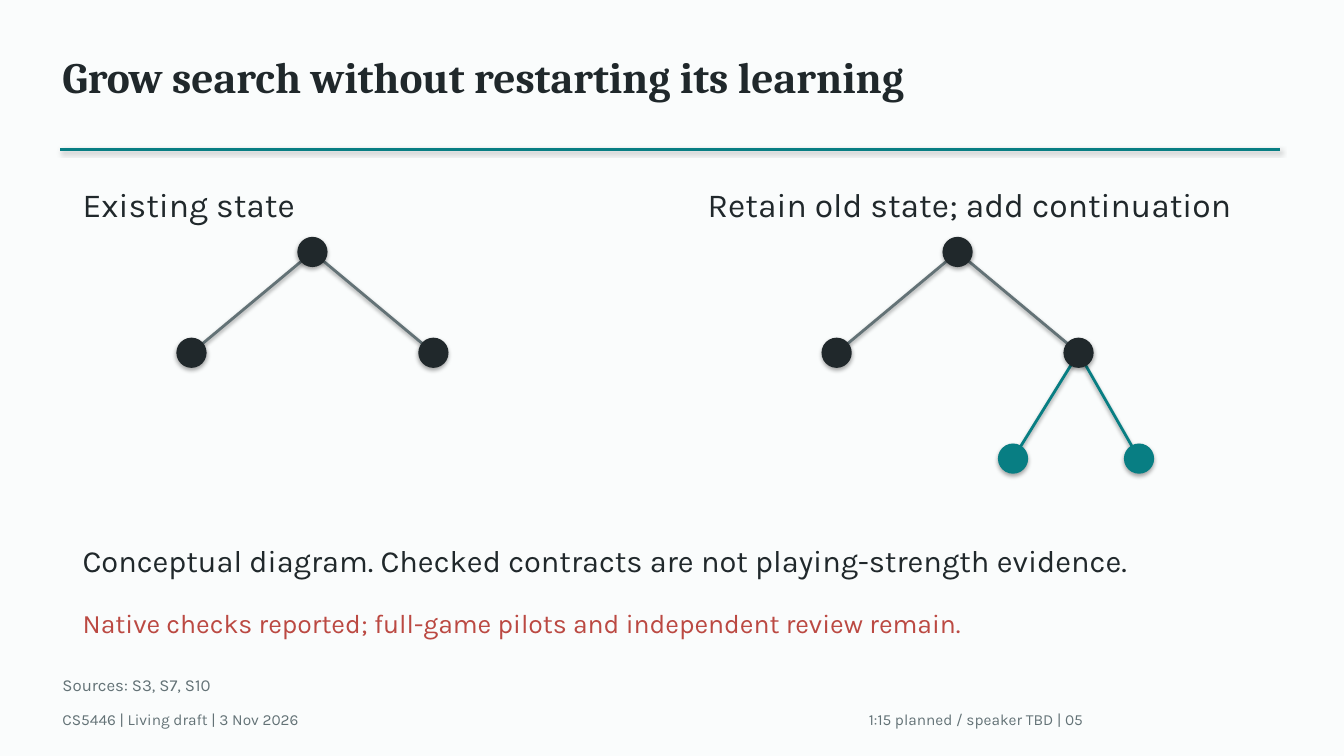
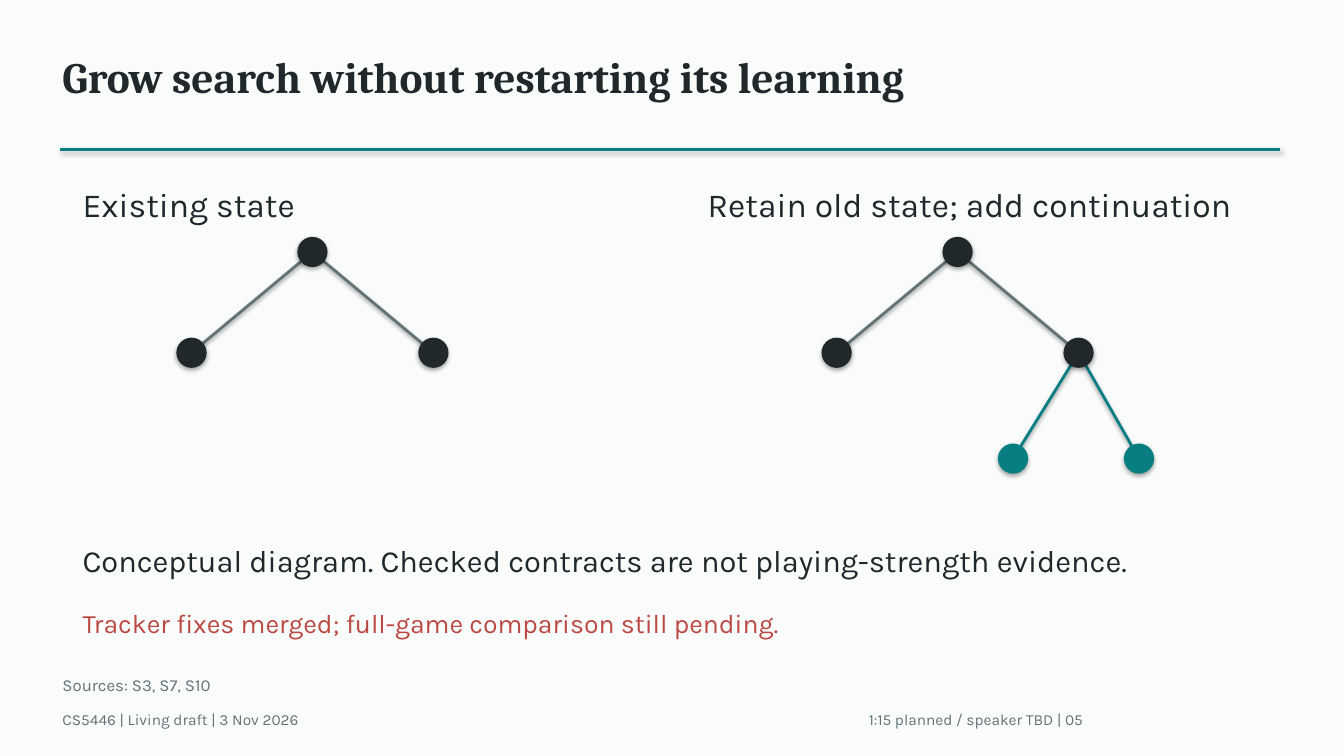
Before and after one commit to Mr-Teal/CS5446_project, a slide deck: slide 5 of docs/drafts/presentation-draft.pptx. Drawn at 1344x756 pixels with LibreOffice and Linux fonts; fonts in the diff are those of the drawing. Boxes give left, top, right and bottom in pixels: in the first picture for what was removed or moved away, otherwise in the second. Text is boxed around its words. In the diff, an @@ line names an element or a change of style, - is before the commit and + after.

```diff
--- a/docs/drafts/presentation-draft.pptx
+++ b/docs/drafts/presentation-draft.pptx
@@ text at (83,614,778,640): text changed @@
-Native checks reported; full-game pilots and independent review remain.
+Tracker fixes merged; full-game comparison still pending.
```
Also in this commit, not shown: 8 other slides changed, 3 other files.
